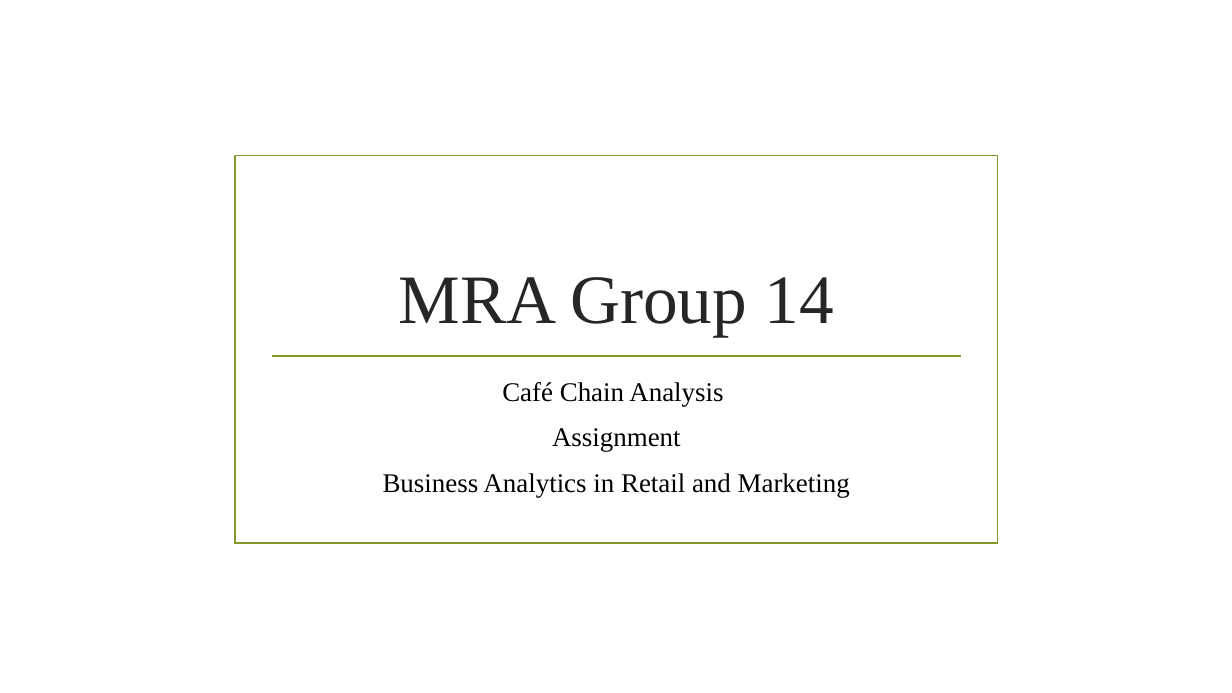
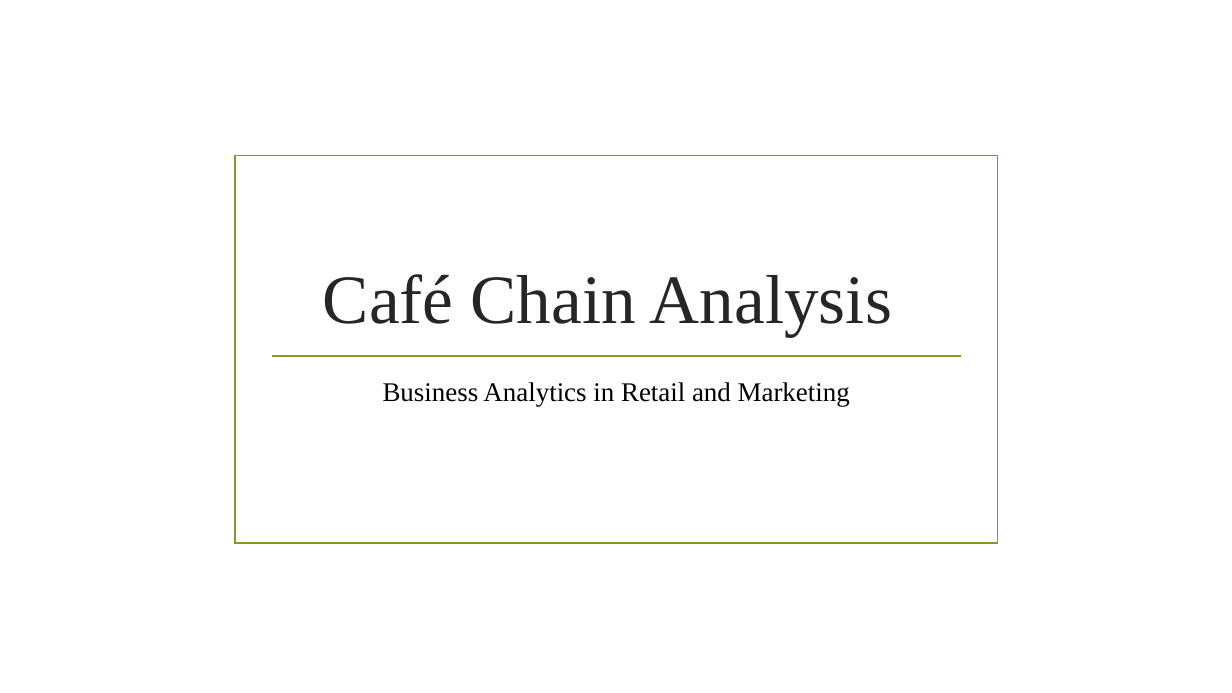
Before and after one commit to bhavsar-dushyant/Business-Analytics-in-Retail-and-Marketing-Live-data-, a slide deck: slide 1 of Cafe Chain Analysis.pptx. Drawn at 1232x693 pixels with LibreOffice and Linux fonts; fonts in the diff are those of the drawing; background and template pictures are left out. Boxes give left, top, right and bottom in pixels: in the first picture for what was removed or moved away, otherwise in the second. Text is boxed around its words. In the diff, an @@ line names an element or a change of style, - is before the commit and + after.

```diff
--- a/Cafe Chain Analysis.pptx
+++ b/Cafe Chain Analysis.pptx
@@ title at (323, 274, 892, 337): text changed @@
-MRA Group 14
+Café Chain Analysis
@@ subtitle at (502, 382, 723, 452): paragraphs removed @@
-Café Chain Analysis
-Assignment
```
Also in this commit, not shown: 2 other slides changed.
